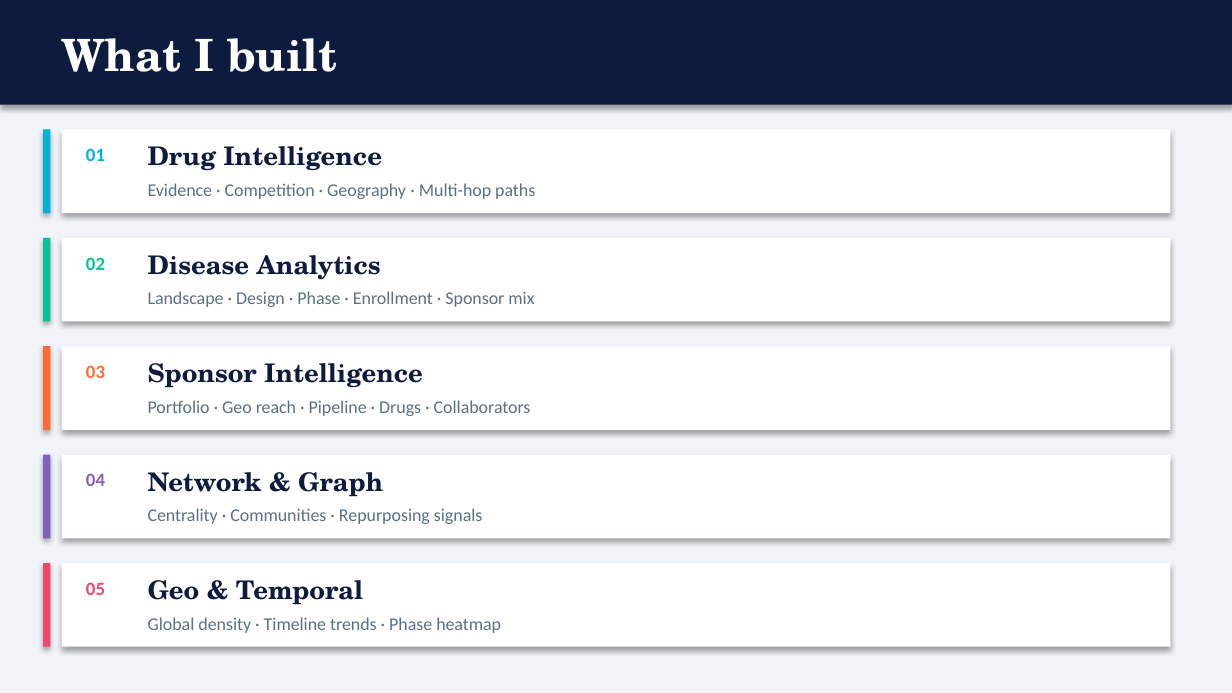
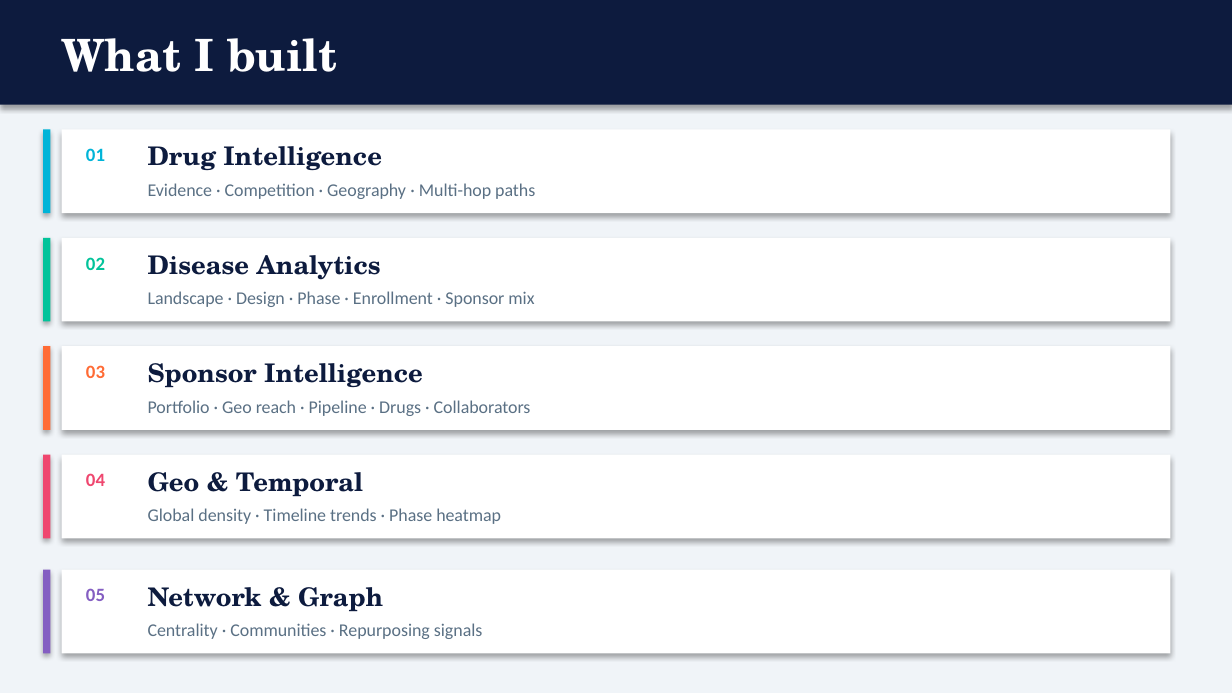
Before and after one commit to SHASANKsp/ClinicalTrails_application, a slide deck: slide 2 of ClinicalTrials_KG_LinkedIn_v2.pptx. Drawn at 1232x693 pixels with LibreOffice and Linux fonts; fonts in the diff are those of the drawing. Boxes give left, top, right and bottom in pixels: in the first picture for what was removed or moved away, otherwise in the second. Text is boxed around its words. In the diff, an @@ line names an element or a change of style, - is before the commit and + after.

```diff
--- a/ClinicalTrials_KG_LinkedIn_v2.pptx
+++ b/ClinicalTrials_KG_LinkedIn_v2.pptx
@@ 2 texts, 1 rectangle: place and size @@
-2 texts, 1 rectangle at box(43, 563, 501, 647)
+2 texts, 1 rectangle at box(43, 455, 501, 538)
@@ text "04" at box(86, 473, 105, 486): text colour #845EC2 to #EF476F @@
@@ 2 texts, 1 rectangle: place and size @@
-2 texts, 1 rectangle at box(43, 455, 482, 538)
+2 texts, 1 rectangle at box(43, 569, 482, 653)
@@ rectangle: place and size @@
-rectangle at box(62, 563, 1170, 647)
+rectangle at box(62, 569, 1170, 653)
@@ text "05" at box(86, 588, 105, 601): text colour #EF476F to #845EC2 @@
```
Also in this commit, not shown: 5 other slides changed, 5 slides added, 2 slides removed, 1 other file.
